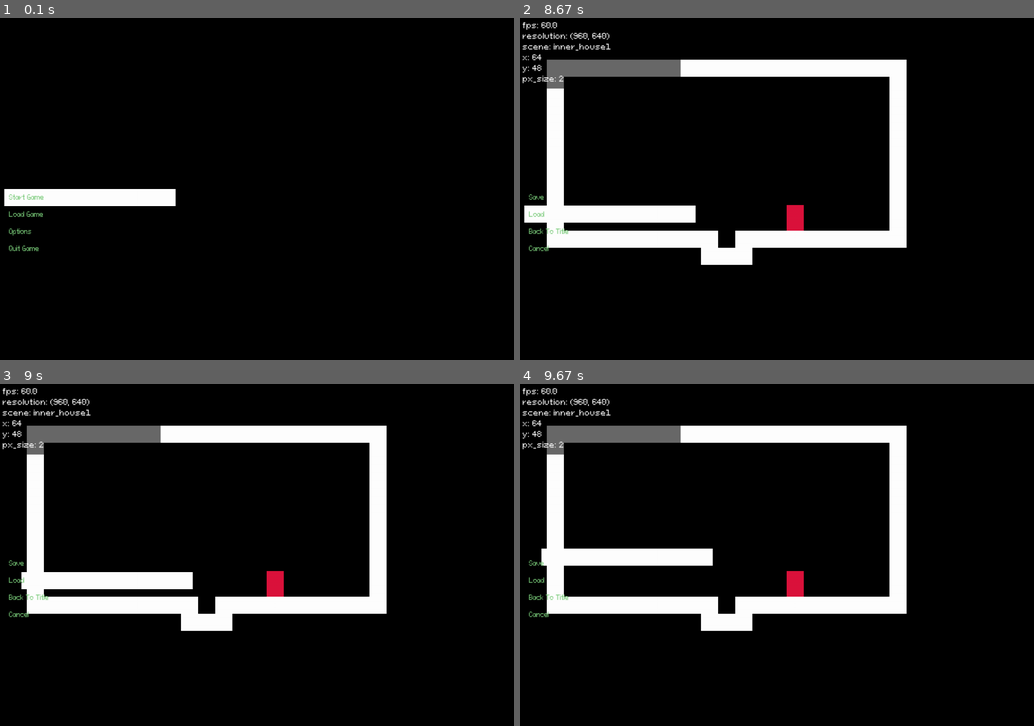
Above: before the commit, frames 1-4 (two rows, left to right).
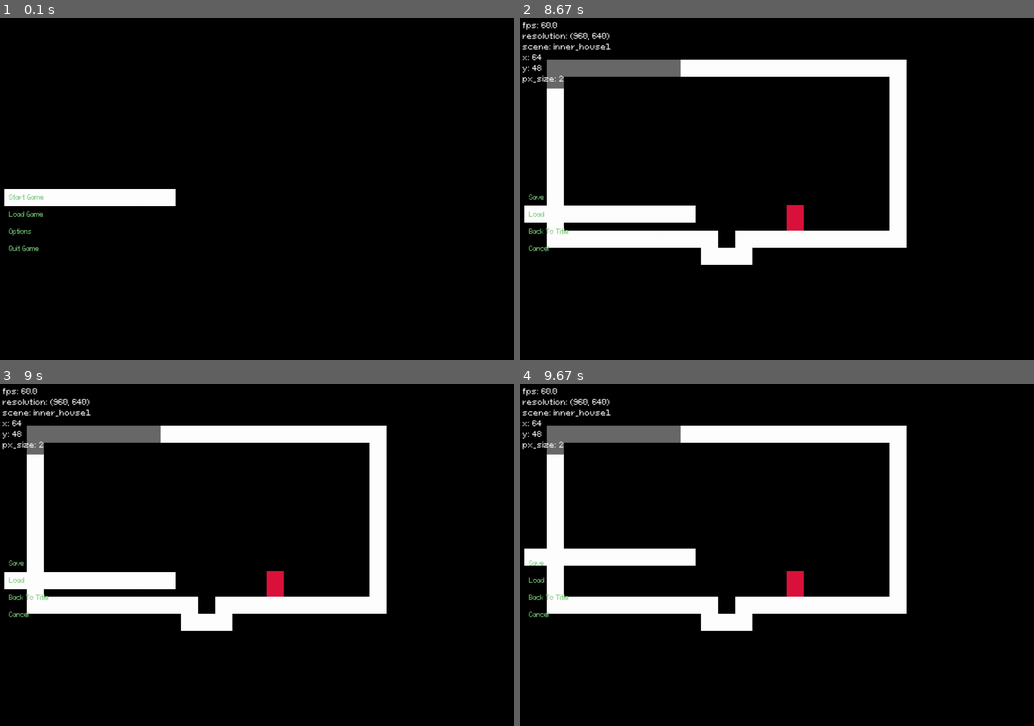
Above: after the commit, the same moments.

Repository: kritserv/rpg-maker-style-top-down-game-template
Game: pygame game, started from main.py
Two runs of this game, one before a commit and one after it. Both use one fixed random seed, a clock stepped at 60 frames per second and the inputs below.
Inputs:
- Up to frame 1 (0.1 s): no input
- Up to frame 2 (8.67 s): tap Enter at 0.33 s; hold Right 0.67-1.13 s; hold Up 1.17-1.47 s; hold Left 2-2.53 s; hold Down 2.57-2.87 s; hold Left 2.9-3.3 s; hold Up 3.33-3.7 s; hold Right 3.73-4.37 s; hold Down 4.4-4.77 s; hold Left 4.8-5.27 s; hold Right 5.3-5.77 s; hold Up 5.8-6.1 s; hold Right 6.13-6.6 s; hold Left 6.63-7.17 s; hold Down 7.2-7.5 s; tap X at 7.53 s; hold Left 7.87-8.27 s; hold Up from 8.3 s (still down)
- Up to frame 3 (9 s): release Up at 8.67 s; hold Right from 8.7 s (still down)
- Up to frame 4 (9.67 s): release Right at 9.33 s; hold Down from 9.37 s (still down)

Frames 1-2 are identical in both runs. In frame 3, 0.3% of the frame differs, in the area x 0-38%, y 55-60%; in frame 4, 0.4%, in the area x 0-38%, y 48-54%.

Commit message:
optimize Player resize function & default Menu columns = 1

Diff:
--- a/src/entity/cursor.py
+++ b/src/entity/cursor.py
@@ -19,6 +19,7 @@
 		self.x, self.y = screen.get_width()/2, screen.get_height()/2
 		self.obs = []
 		self.finished_x_move, self.finished_y_move = True, True
+		self.resize_cache_dict = {}
 
 	def calculate_obs_pos(self):
 		self.obs = calculate_obs_position(self.obs)
--- a/src/entity/ent_func/player.py
+++ b/src/entity/ent_func/player.py
@@ -1,5 +1,6 @@
 import pygame as pg
 from math import floor, ceil
+from .optimizer import data_is_in_cache, add_data_to_cache, load_data_from_cache
 
 def correct_all_rect(player, pixel_size):
 	transformed_rects = [(pg.Rect(rect.x * pixel_size + player.top_left_x,
@@ -9,10 +10,24 @@
 	return transformed_rects
 
 def resize_pixel(player, pixel_size):
-	screen_width, screen_height = player.screen.get_width(), player.screen.get_height()
-	player.x, player.y = screen_width/2, screen_height/2
-	player.width, player.height = player.original_width * pixel_size, player.original_height * pixel_size
-	player.top_left_x, player.top_left_y = player.x - player.width/2, player.y - player.height/2
+	key = str(player.screen.get_width())+str(player.screen.get_height())
+	if data_is_in_cache(player.resize_cache_dict, key):
+		player.x, \
+		player.y, \
+		player.width, \
+		player.height, \
+		player.top_left_x, \
+		player.top_left_y = load_data_from_cache(player.resize_cache_dict, key)
+	else:
+		screen_width, screen_height = player.screen.get_width(), player.screen.get_height()
+		player.x, player.y = screen_width/2, screen_height/2
+		player.width, player.height = player.original_width * pixel_size, player.original_height * pixel_size
+		player.top_left_x, player.top_left_y = player.x - player.width/2, player.y - player.height/2
+		add_data_to_cache(
+			player.resize_cache_dict,
+			key,
+			[player.x, player.y, player.width, player.height, player.top_left_x, player.top_left_y]
+		)
 
 def calculate_obs_position(ob_list):
 	plus_value = 10
--- a/src/entity/menu.py
+++ b/src/entity/menu.py
@@ -8,7 +8,7 @@
 		self.buttons = []
 		self.button_dicts = {}
 		self.plus_value = 10
-		self.columns = 2
+		self.columns = 1
 
 	def calculate_menu_obs_pos(self):
 		self.top = -32
--- a/src/entity/player.py
+++ b/src/entity/player.py
@@ -20,6 +20,7 @@
 		self.x, self.y = screen.get_width()/2, screen.get_height()/2
 		self.obs = []
 		self.finished_x_move, self.finished_y_move = True, True
+		self.resize_cache_dict = {}
 
 	def calculate_obs_pos(self):
 		self.obs = calculate_obs_position(self.obs)
